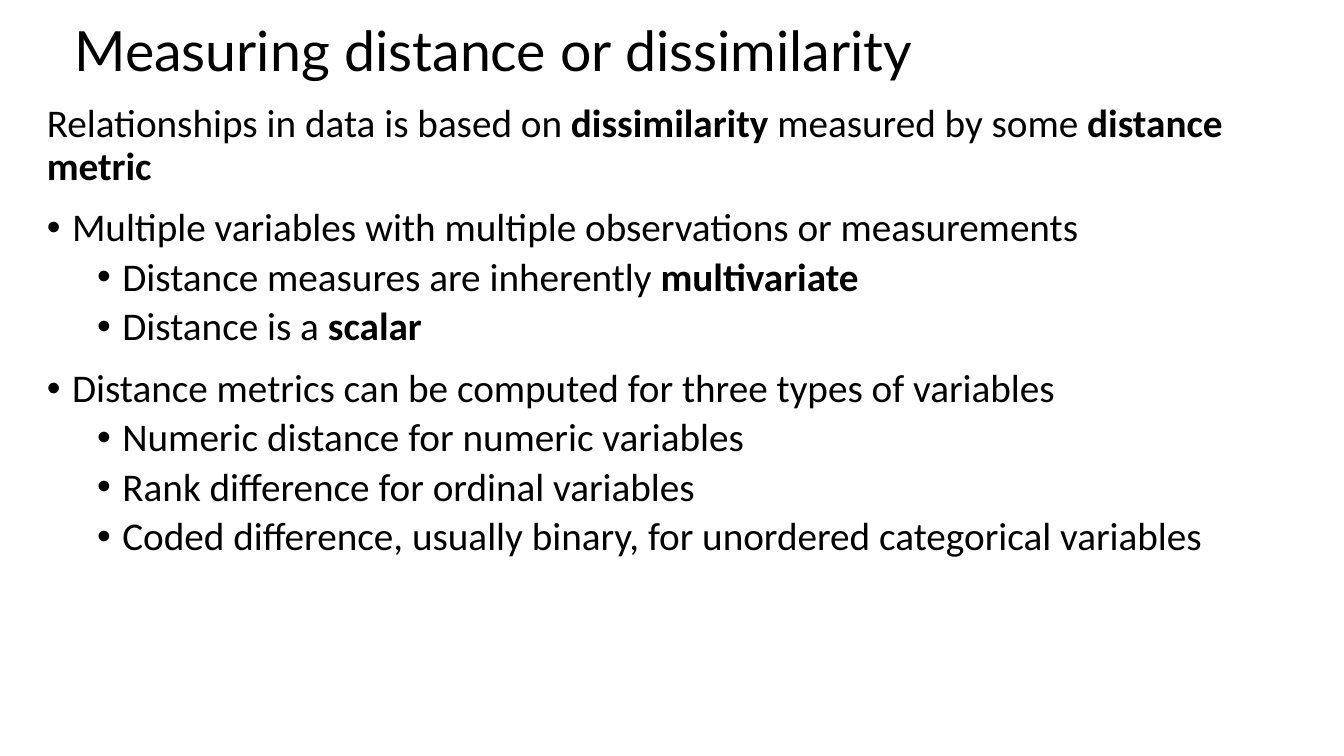
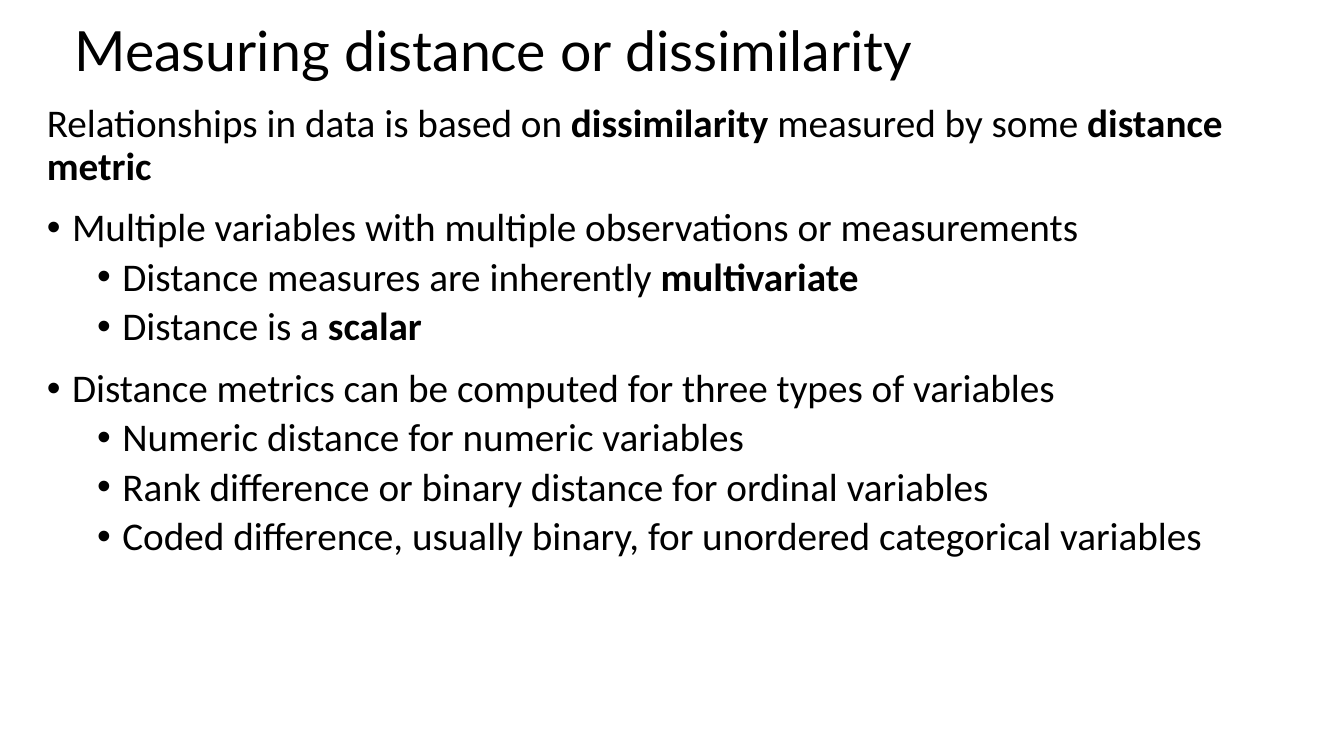
Before and after one commit to tenevian/Harvard-SSP-Data-Mining, a slide deck: slide 12 of slides/9_IntroductionToClustering_Part1.pptx. Drawn at 1344x756 pixels with LibreOffice and Linux fonts; fonts in the diff are those of the drawing. Boxes give left, top, right and bottom in pixels: in the first picture for what was removed or moved away, otherwise in the second. Text is boxed around its words. In the diff, an @@ line names an element or a change of style, - is before the commit and + after.

```diff
--- a/slides/9_IntroductionToClustering_Part1.pptx
+++ b/slides/9_IntroductionToClustering_Part1.pptx
@@ text at (122,473,989,508): text changed @@
-  • Rank difference for ordinal variables
+  • Rank difference or binary distance for ordinal variables
```
Also in this commit, not shown: 5 other slides changed, 2 slides added.
